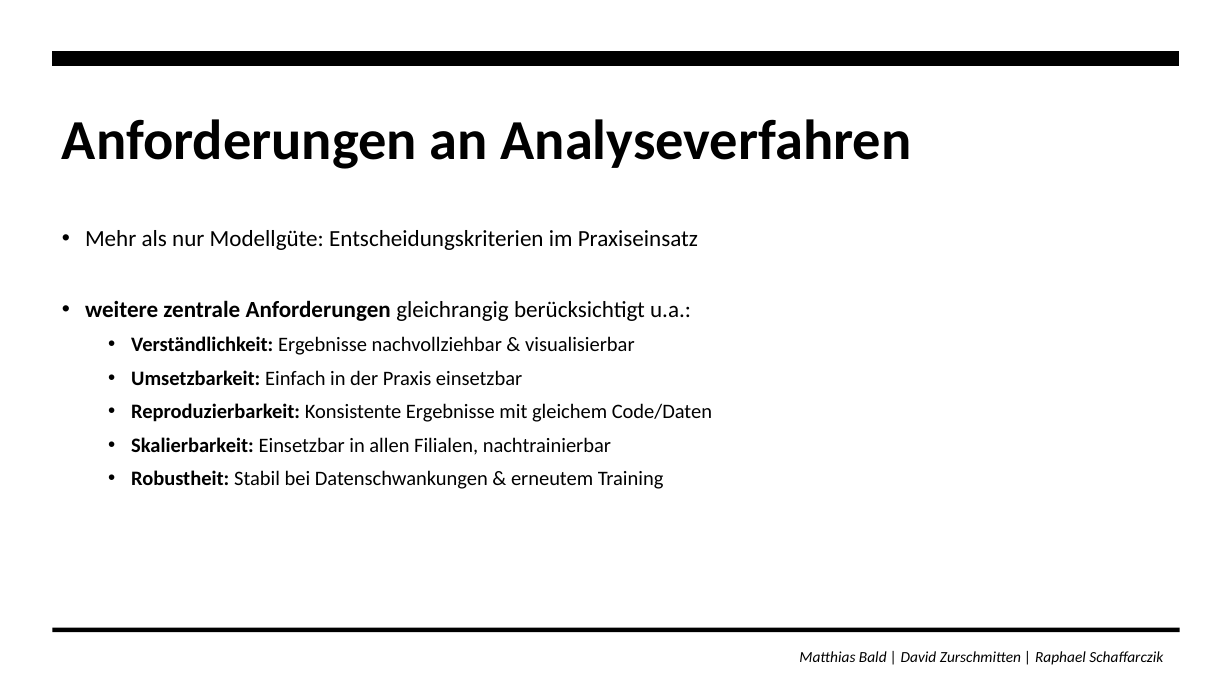
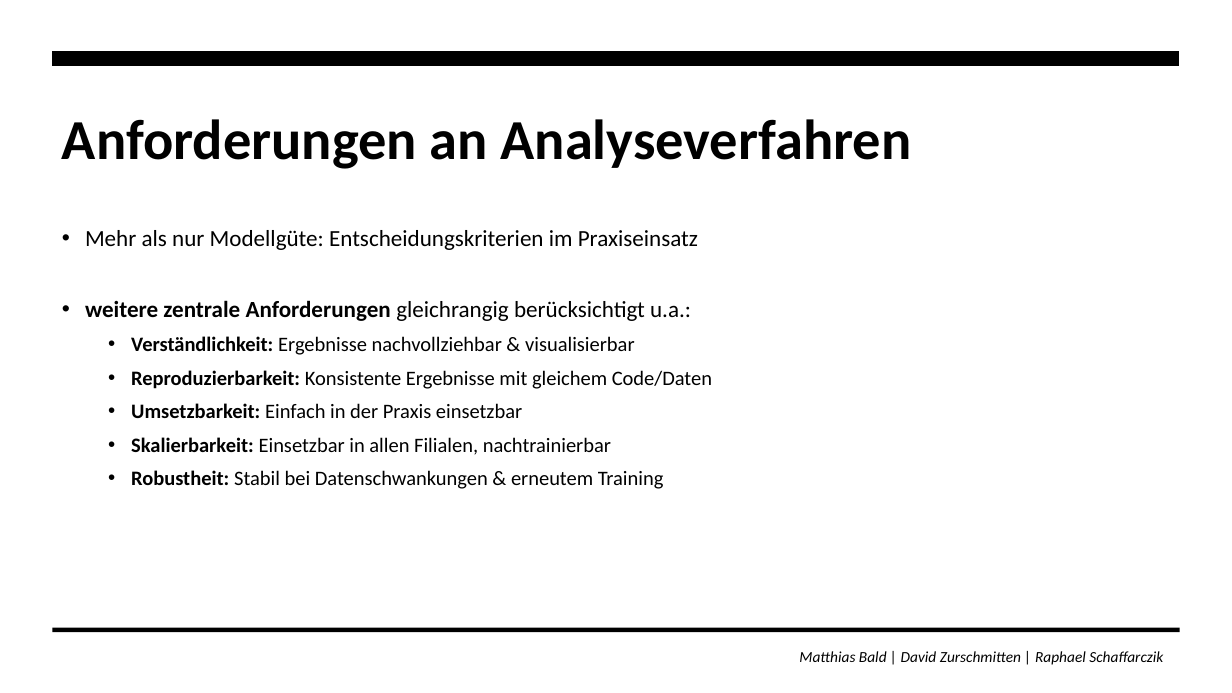
Before and after one commit to zurdavid/projektpraktikum-datascience, a slide deck: slide 49 of präsentationen/Abschlusspräsentation_Entwurf.pptx. Drawn at 1232x693 pixels with LibreOffice and Linux fonts; fonts in the diff are those of the drawing. Boxes give left, top, right and bottom in pixels: in the first picture for what was removed or moved away, otherwise in the second. Text is boxed around its words. In the diff, an @@ line names an element or a change of style, - is before the commit and + after.

```diff
--- a/präsentationen/Abschlusspräsentation_Entwurf.pptx
+++ b/präsentationen/Abschlusspräsentation_Entwurf.pptx
@@ text at [131,370,712,389]: paragraph added @@
+  • Reproduzierbarkeit: Konsistente Ergebnisse mit gleichem Code/Daten
@@ text at [131,403,712,422]: paragraph removed @@
-  • Reproduzierbarkeit: Konsistente Ergebnisse mit gleichem Code/Daten
```
Also in this commit, not shown: 9 other slides changed, 1 slide added, 3 slides removed.
